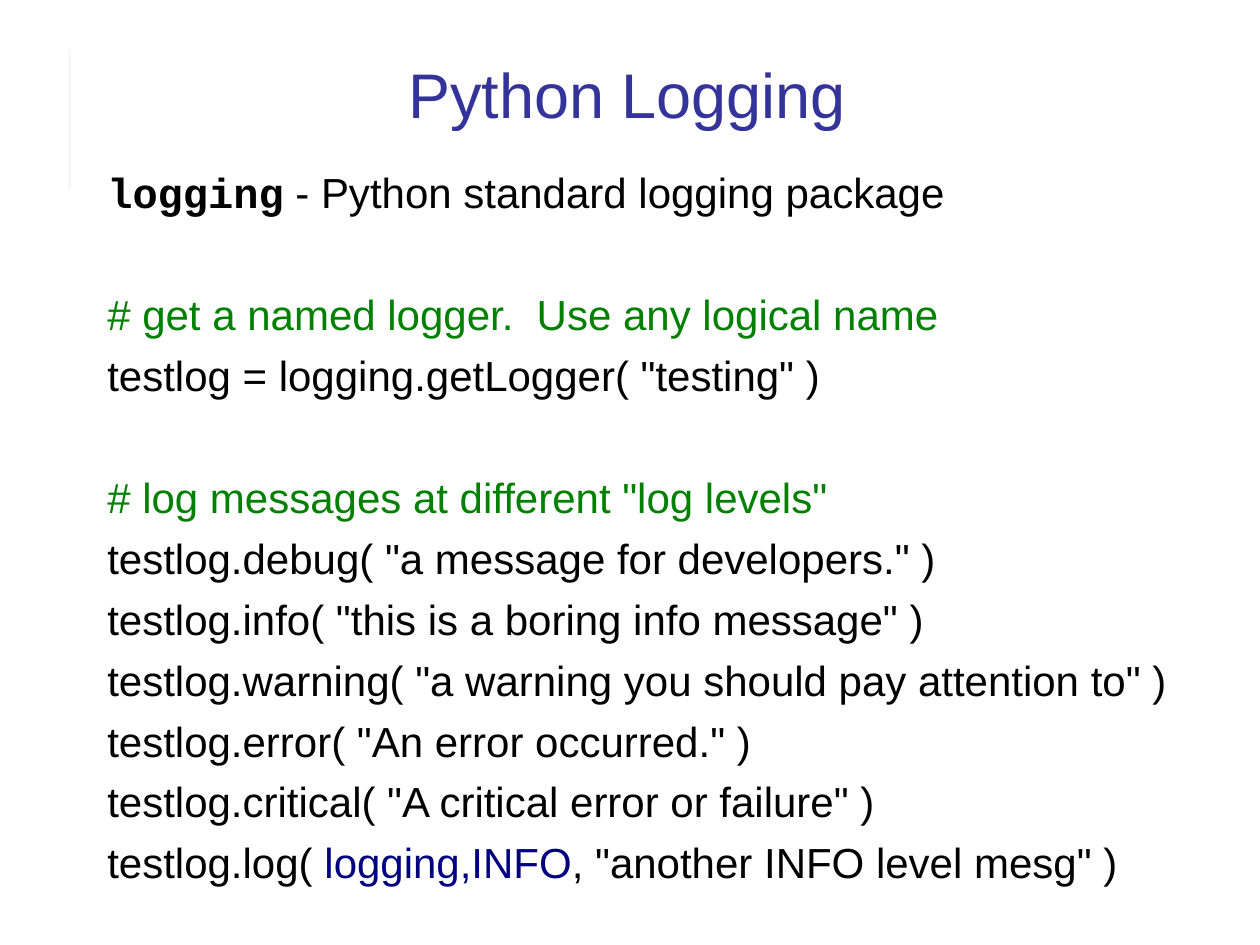
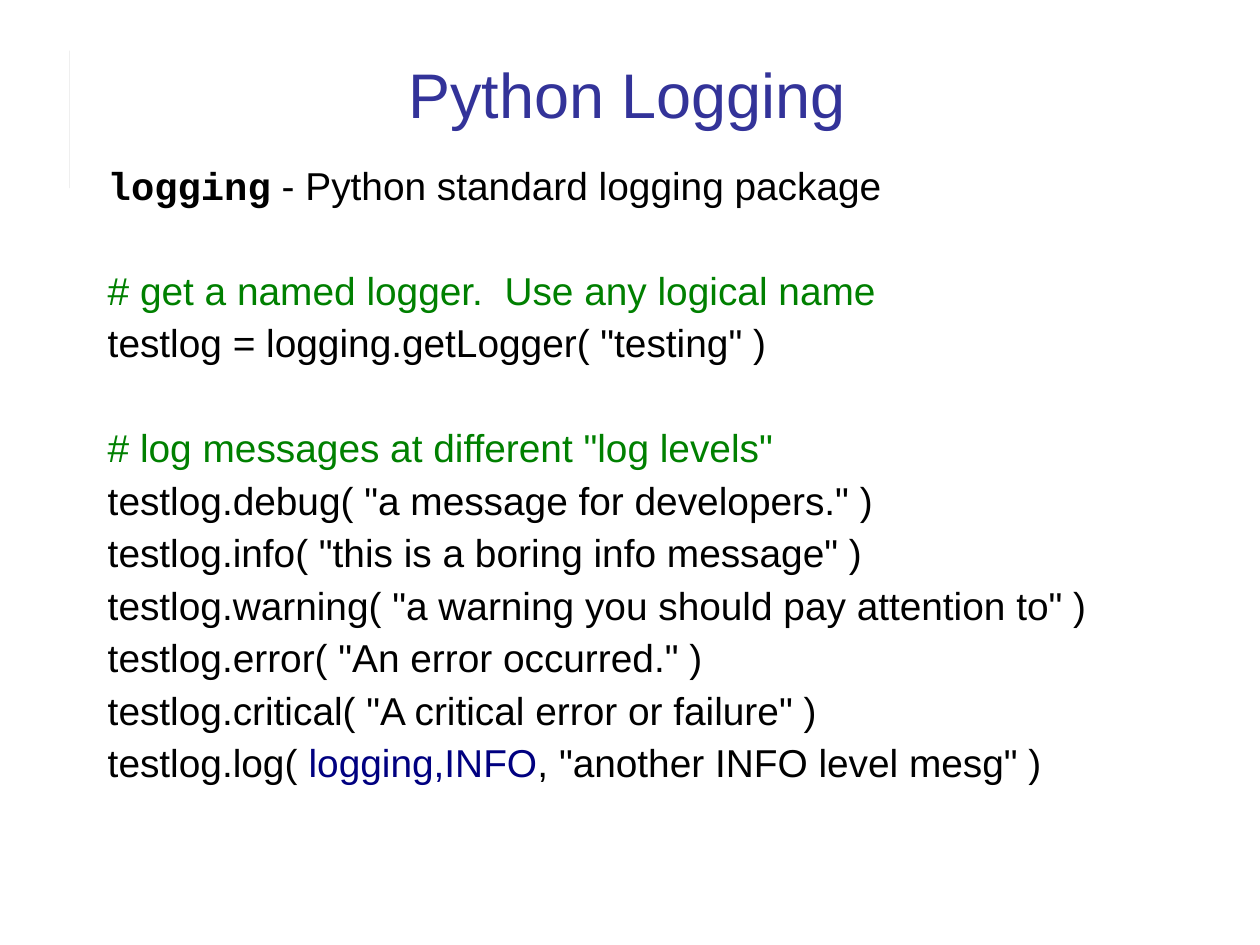
Before and after one commit to cpske/ISP, a slide deck: slide 9 of logging/Logging.ppt (slide 12 before the commit). Drawn at 1260x945 pixels with LibreOffice and Linux fonts; fonts in the diff are those of the drawing. Boxes give left, top, right and bottom in pixels: in the first picture for what was removed or moved away, otherwise in the second. Text is boxed around its words. In the diff, an @@ line names an element or a change of style, - is before the commit and + after.

Commit message:
add logging material

```diff
--- a/logging/Logging.ppt
+++ b/logging/Logging.ppt
@@ text "logging - Python standard logging ..." at (108, 172, 1062, 785): size 24 to 22.2 pt; line spacing 1 to 0.9 @@
```
Also in this commit, not shown: 18 other slides changed, 2 slides added, 4 other files.
